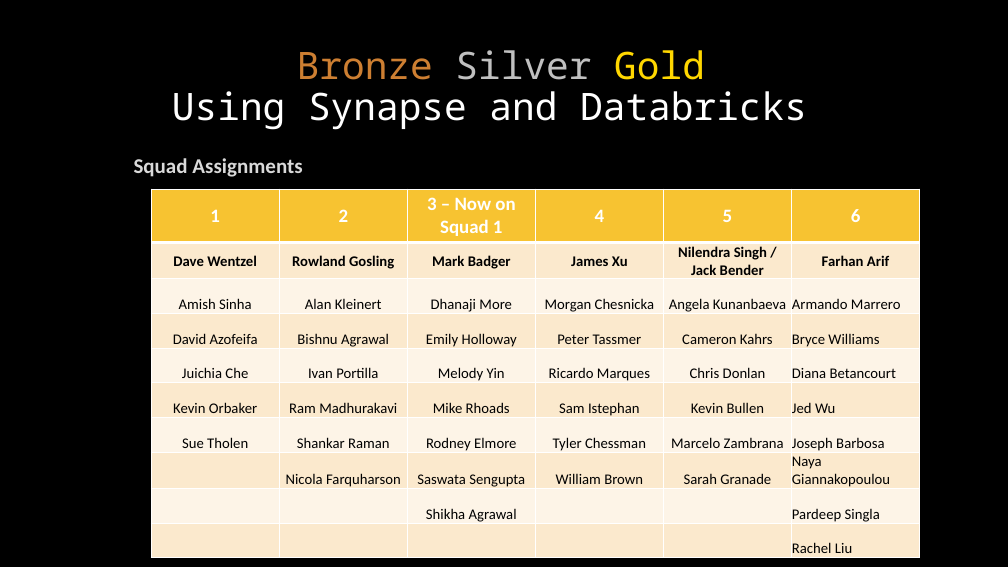
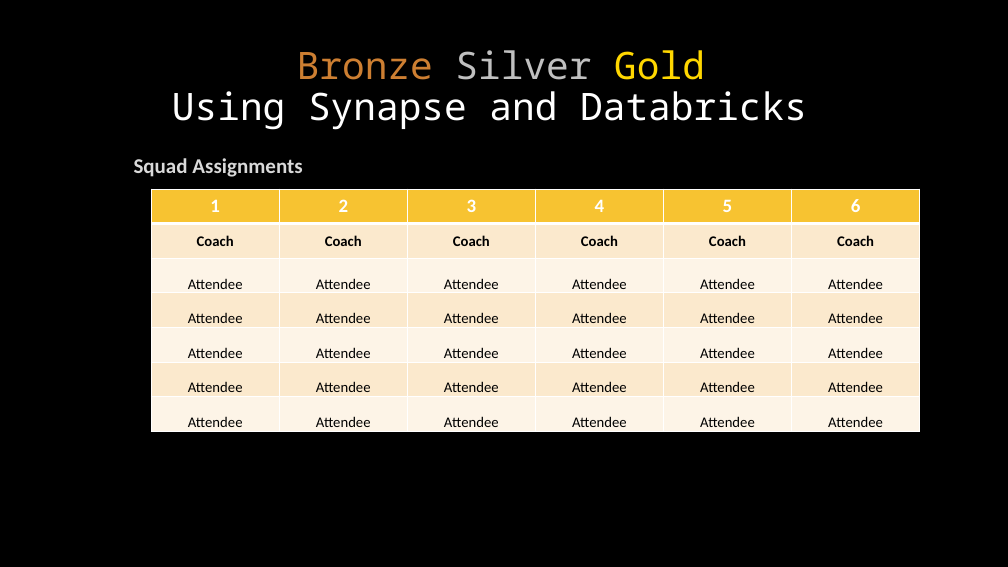
Before and after one commit to microsoft/WhatTheHack, a slide deck: slide 30 of xxx-SynapseAndDatabricks/Coach/Bronze-Silver-Gold.pptx. Drawn at 1008x567 pixels with LibreOffice and Linux fonts; fonts in the diff are those of the drawing. Boxes give left, top, right and bottom in pixels: in the first picture for what was removed or moved away, otherwise in the second. Text is boxed around its words. In the diff, an @@ line names an element or a change of style, - is before the commit and + after.

Commit message:
Updated PowerPoint

```diff
--- a/xxx-SynapseAndDatabricks/Coach/Bronze-Silver-Gold.pptx
+++ b/xxx-SynapseAndDatabricks/Coach/Bronze-Silver-Gold.pptx
@@ table at (151,189,918,432) @@
-row 1: 1 | 2 | 3 – Now on Squad 1 | 4 | 5 | 6
-row 2: Dave Wentzel | Rowland Gosling | Mark Badger | James Xu | Nilendra Singh / Jack Bender | Farhan Arif
-row 3: Amish Sinha | Alan Kleinert | Dhanaji More | Morgan Chesnicka | Angela Kunanbaeva | Armando Marrero
-row 4: David Azofeifa | Bishnu Agrawal | Emily Holloway | Peter Tassmer | Cameron Kahrs | Bryce Williams
-row 5: Juichia Che | Ivan Portilla | Melody Yin | Ricardo Marques | Chris Donlan | Diana Betancourt
-row 6: Kevin Orbaker | Ram Madhurakavi | Mike Rhoads | Sam Istephan | Kevin Bullen | Jed Wu
-row 7: Sue Tholen | Shankar Raman | Rodney Elmore | Tyler Chessman | Marcelo Zambrana | Joseph Barbosa
-row 8:  | Nicola Farquharson | Saswata Sengupta | William Brown | Sarah Granade | Naya Giannakopoulou
-row 9:  |  | Shikha Agrawal |  |  | Pardeep Singla
-row 10:  |  |  |  |  | Rachel Liu
+row 1: 1 | 2 | 3 | 4 | 5 | 6
+row 2: Coach | Coach | Coach | Coach | Coach | Coach
+row 3: Attendee | Attendee | Attendee | Attendee | Attendee | Attendee
+row 4: Attendee | Attendee | Attendee | Attendee | Attendee | Attendee
+row 5: Attendee | Attendee | Attendee | Attendee | Attendee | Attendee
+row 6: Attendee | Attendee | Attendee | Attendee | Attendee | Attendee
+row 7: Attendee | Attendee | Attendee | Attendee | Attendee | Attendee
```
